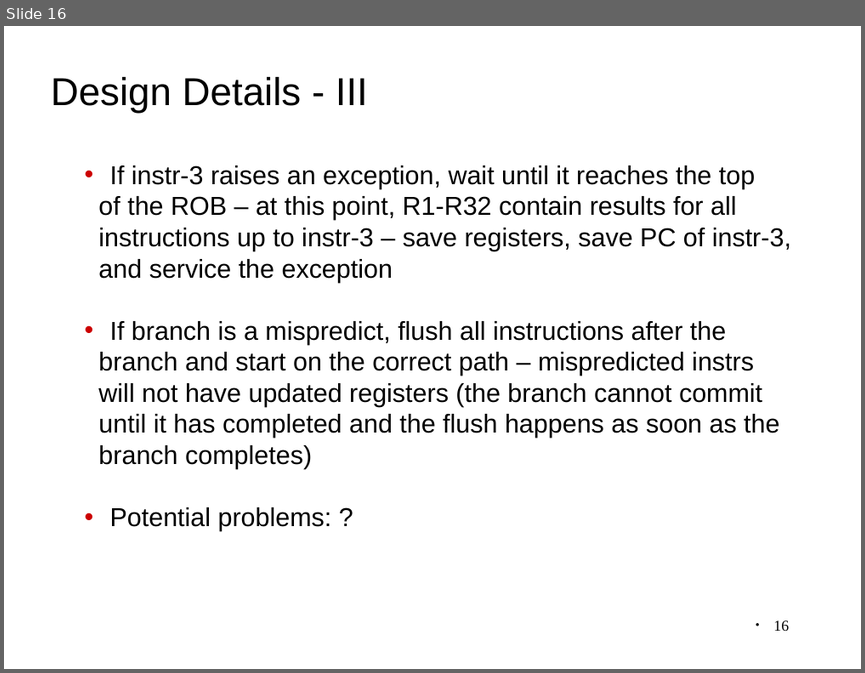
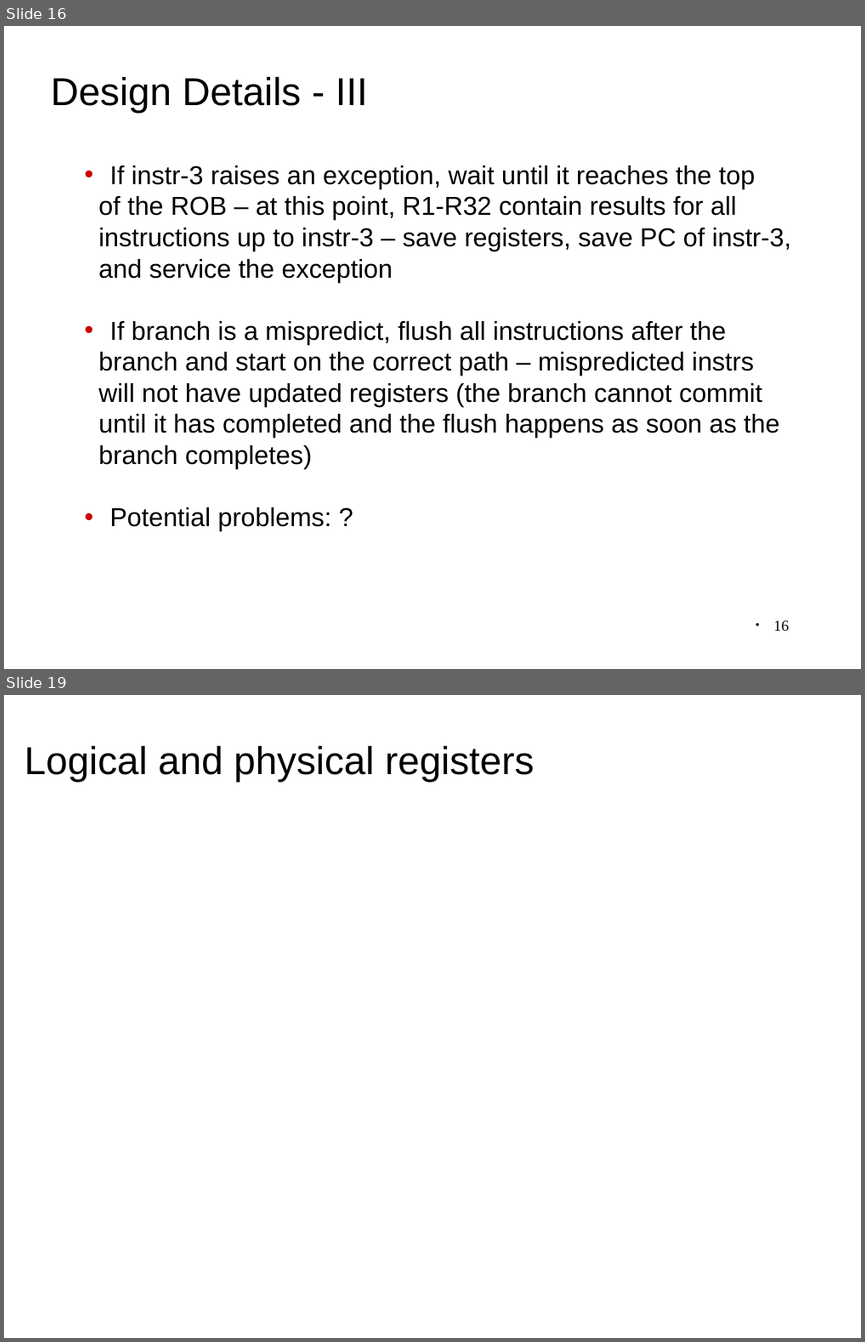
Before and after one commit to antonburtsev/cs3810, a slide deck: lectures/lecture13-branch-prediction/lecture13-branch-prediction.odp. Shown one above the other, each under a label of ours: slide 16 before the commit, slides 16 and 19 after it; the slides between them are not shown. The pictures are 865x673 and 865x1342 pixels, drawn with LibreOffice and Linux fonts; fonts in the diff are those of the drawing. Boxes give left, top, right and bottom in pixels: in the first picture for what was removed or moved away, otherwise in the second. Text is boxed around its words. In the diff, an @@ line names an element or a change of style, - is before the commit and + after.

```diff
--- a/lectures/lecture13-branch-prediction/lecture13-branch-prediction.odp
+++ b/lectures/lecture13-branch-prediction/lecture13-branch-prediction.odp
@@ slide 19 added at (x1=4, y1=695, x2=861, y2=1338), background #FFFFFF @@
@@ text added at (x1=24, y1=746, x2=534, y2=783), 36 pt, text #000000 @@
+Logical and physical registers
```
Also in this commit, not shown: 8 other slides added, 5 other files.
